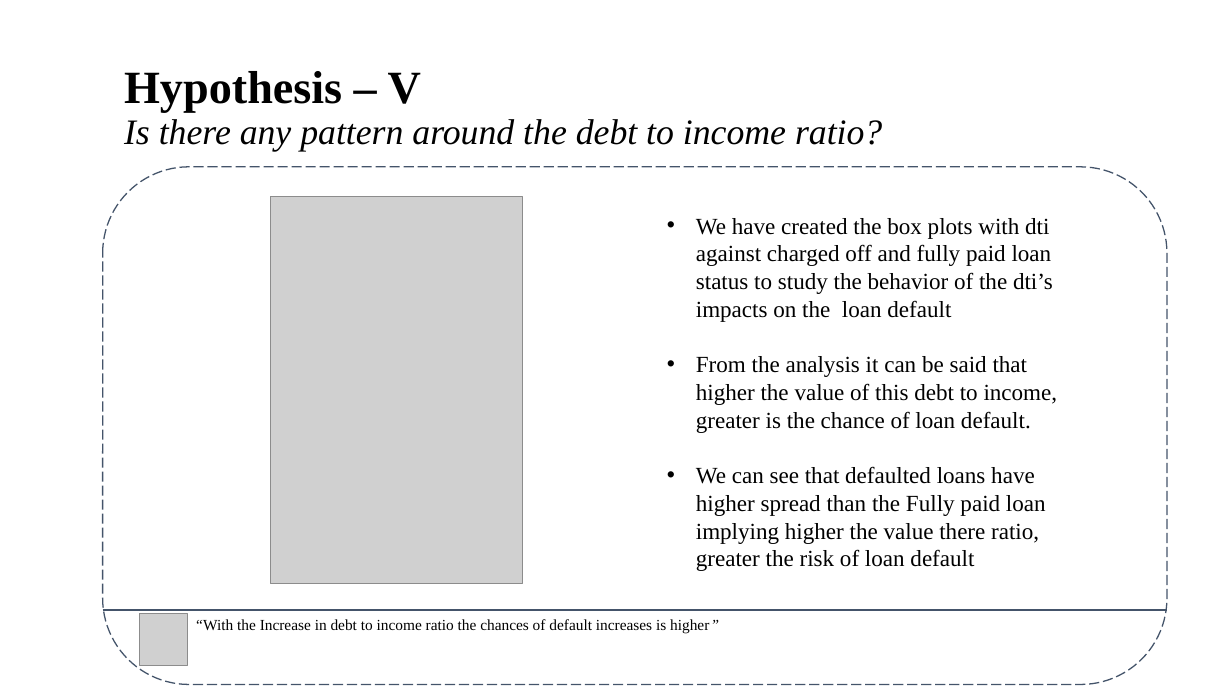
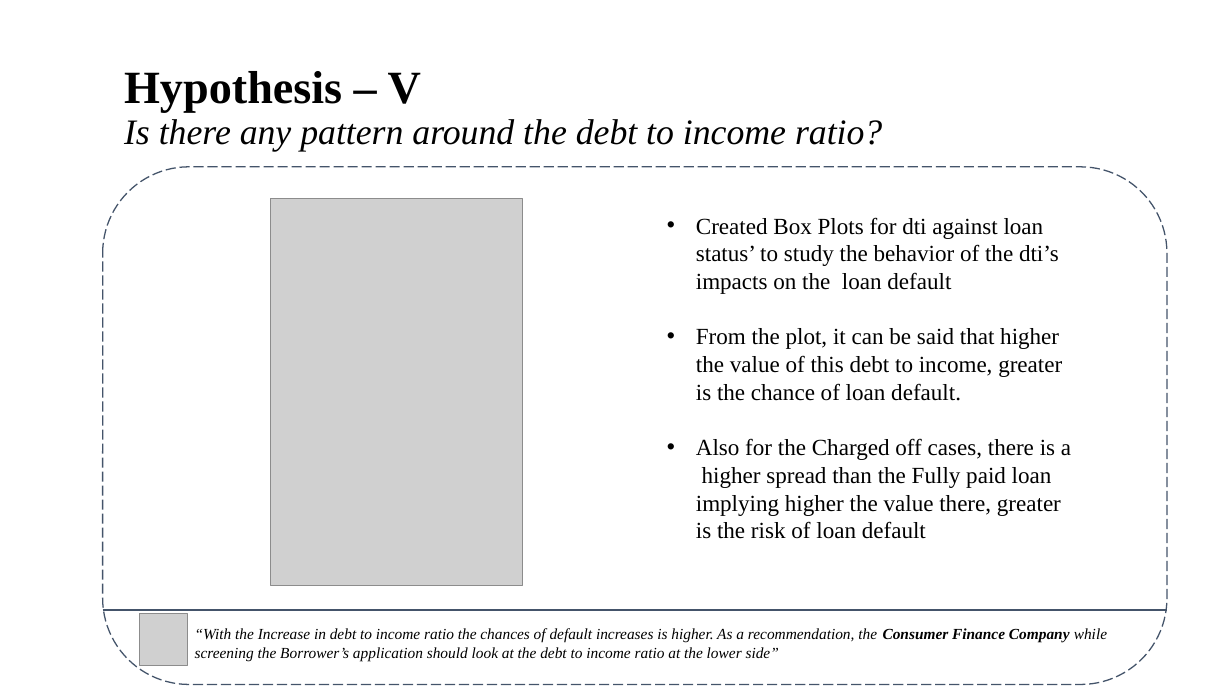
Before and after one commit to brijesh1100/P2-Gramener-Case-Study, a slide deck: slide 10 of Gramener_Case_Study_Presentation_SS.pptx. Drawn at 1232x693 pixels with LibreOffice and Linux fonts; fonts in the diff are those of the drawing; grey boxes stand for pictures; background and template pictures are left out. Boxes give left, top, right and bottom in pixels: in the first picture for what was removed or moved away, otherwise in the second. Text is boxed around its words. In the diff, an @@ line names an element or a change of style, - is before the commit and + after.

Commit message:
PPT Changes

```diff
--- a/Gramener_Case_Study_Presentation_SS.pptx
+++ b/Gramener_Case_Study_Presentation_SS.pptx
@@ text at (696,217,1071,539): text changed @@
-• We have created the box plots with dti against charged off and fully paid loan status to study the behavior of the dti’s impacts on the loan default
-• From the analysis it can be said that higher the value of this debt to income, greater is the chance of loan default.
-• We can see that defaulted loans have higher spread than the Fully paid loan implying higher the value there ratio, greater the risk of loan default
+• Created Box Plots for dti against loan status’ to study the behavior of the dti’s impacts on the loan default
+• From the plot, it can be said that higher the value of this debt to income, greater is the chance of loan default.
+• Also for the Charged off cases, there is a higher spread than the Fully paid loan implying higher the value there, greater is the risk of loan default
@@ text at (195,628,1107,661): text changed; italic on @@
-“With the Increase in debt to income ratio the chances of default increases is higher”
+“With the Increase in debt to income ratio the chances of default increases is higher. As a recommendation, the Consumer Finance Company while screening the Borrower’s application should look at the debt to income ratio at the lower side”
```
Also in this commit, not shown: 5 other slides changed, 5 slides added.
